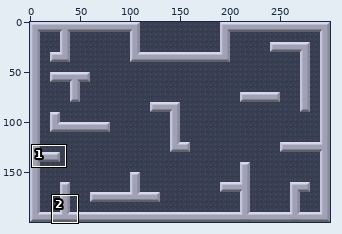
Sprite sheet -- Battle_Tanks/assets/maps/map3.png. Above, an overview of the earlier version with the close-up marked.
Close-up. Before the edit:
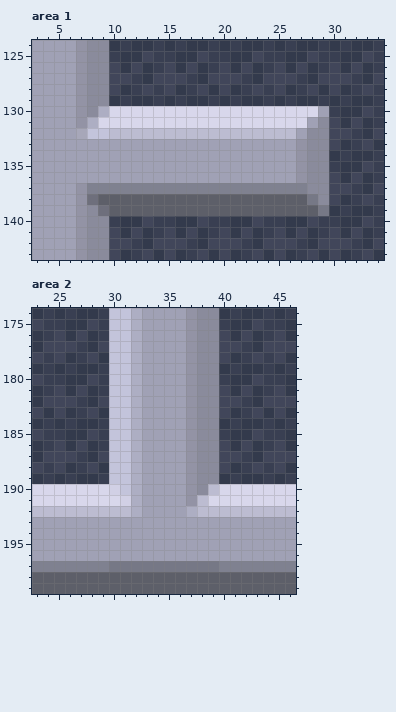
The file is 300x200 pixels. Colours within 5 levels of each other are drawn and written as one. Shown: area 1: x 3..34, y 124..143; area 2: x 23..46, y 174..199. The commit also changed other parts of the picture, which this record leaves out.
Once edited:
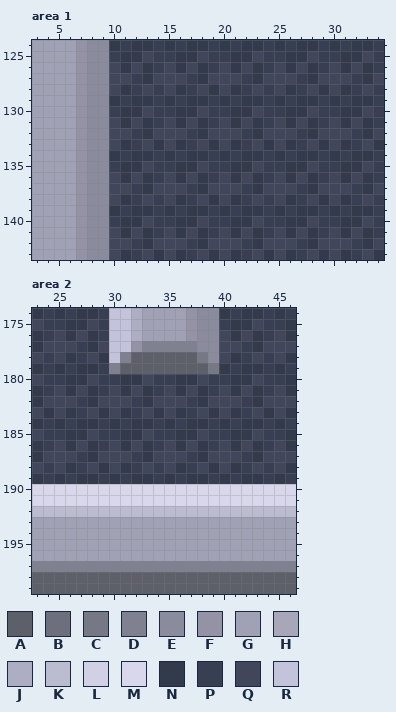
Palette (. is transparent): A #5d5f69  B #6e6f7c  C #767886  D #7f8190  E #8a8b9c  F #9393a5  G #a0a1b5  H #a7a7b9  J #adaec3  K #bcbcd1  L #d1d0e5  M #d8d7eb  N #333a4c  P #393f52  Q #41465a  R #c3c4db
Diff:
Changed rows in their new state; - is an unchanged pixel.
Area 1:
first column x 7:
130 --EPNNQPPNNQPPNNQPPNNQP
131 -EEQNQNPQNQNPQNQNPQNQNP
132 FEEQQPNQQQPNQQQPNQQQPNQ
133 FEEQNPQNQNPQNQNPQNQNPQN
134 FEENPNNPNPNNPNPNNPNPNNP
135 FEEPNNQPPNNQPPNNQPPNNQP
136 FEEQNQNPQNQNPQNQNPQNQNP
137 -EEQQPNQQQPNQQQPNQQQPNQ
138 -EEQNPQPQNPQNQNPQPQNPQN
139 --ENPNNPNPNNPNPNNPNPNNP
Area 2:
first column x 30:
177 --FDDDDD--
178 -DAAAAAAC-
179 DAAAAAAAAC
180 PNNQPPNNQP
181 QNQNPQNQNP
182 QQPNQQQPNQ
183 QNPQNQNPQN
184 NPNNPNPNNP
185 PNNQPPNNQP
186 QNQNPQNQNP
187 QQPNQQQPNQ
188 QNPQPQNPQN
189 NPNNPNPNNP
190 MMMMMMMMMM
191 -MMMMMMMM-
192 --KKKKKK--
first column x 30:
197 DDDDDDDDDD
